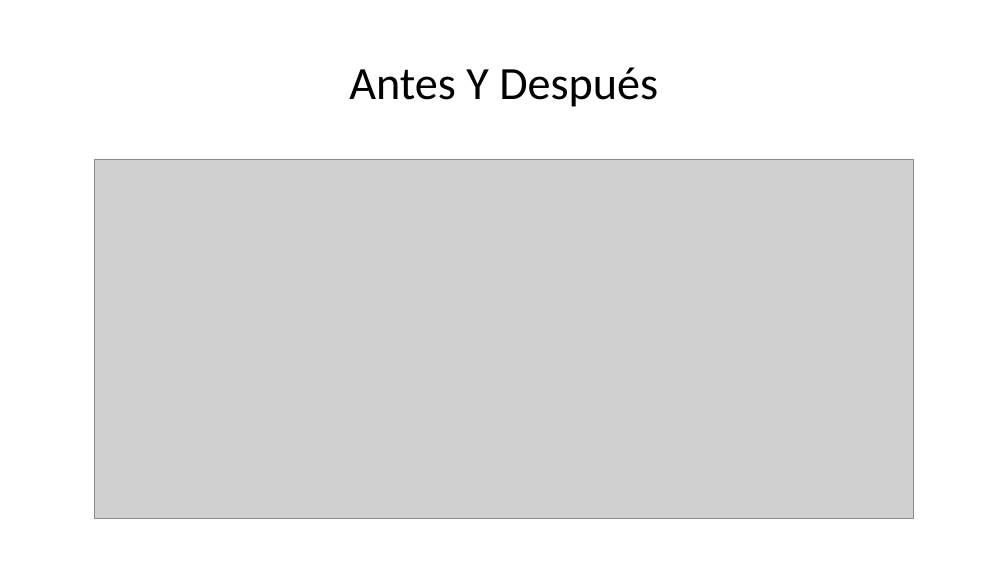
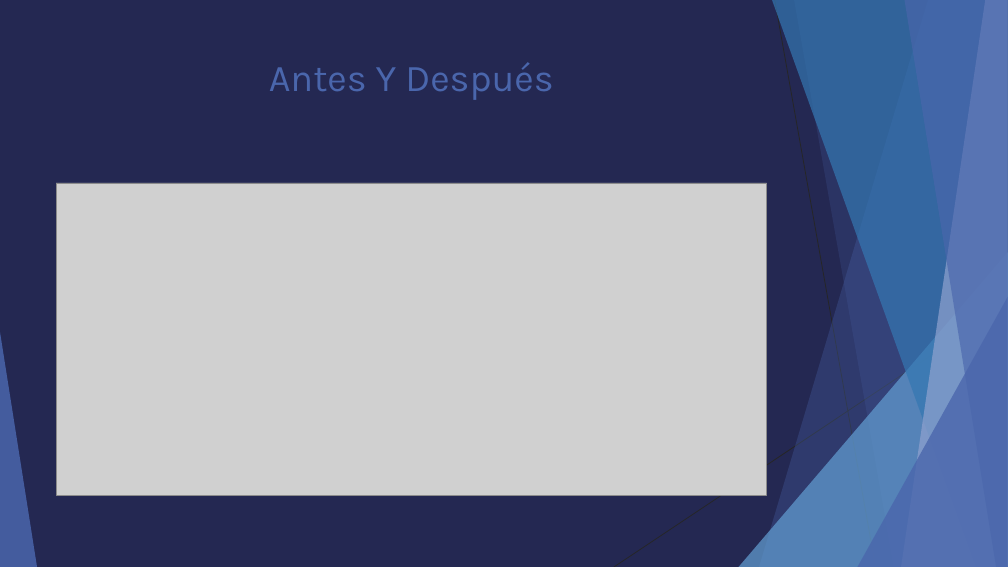
Before and after one commit to HectorKazuto/Videojuego, a slide deck: slide 2 of Proyecto/Python.pptx. Drawn at 1008x567 pixels with LibreOffice and Linux fonts; fonts in the diff are those of the drawing; grey boxes stand for pictures. Boxes give left, top, right and bottom in pixels: in the first picture for what was removed or moved away, otherwise in the second. Text is boxed around its words. In the diff, an @@ line names an element or a change of style, - is before the commit and + after.

```diff
--- a/Proyecto/Python.pptx
+++ b/Proyecto/Python.pptx
@@ background #FFFFFF to #242852 @@
@@ title "Antes Y Después": place and size @@
-title "Antes Y Después" at box(349, 67, 658, 107)
+title "Antes Y Después" at box(269, 62, 553, 100)
@@ title "Antes Y Después" at box(269, 62, 553, 100): size 44 to 36 pt, font Calibri to Karla, text colour #000000 to #4A66AC; line spacing 0.9 to 1; vertical alignment middle to top @@
@@ picture: place and size @@
-picture at box(95, 159, 913, 519)
+picture at box(56, 183, 767, 495)
@@ group added at box(0, 0, 1008, 567): 5 freeform shapes, 3 triangles, 2 lines @@
```
Also in this commit, not shown: 3 other slides changed, 4 slides added, 3 slides removed, 2 other files.
